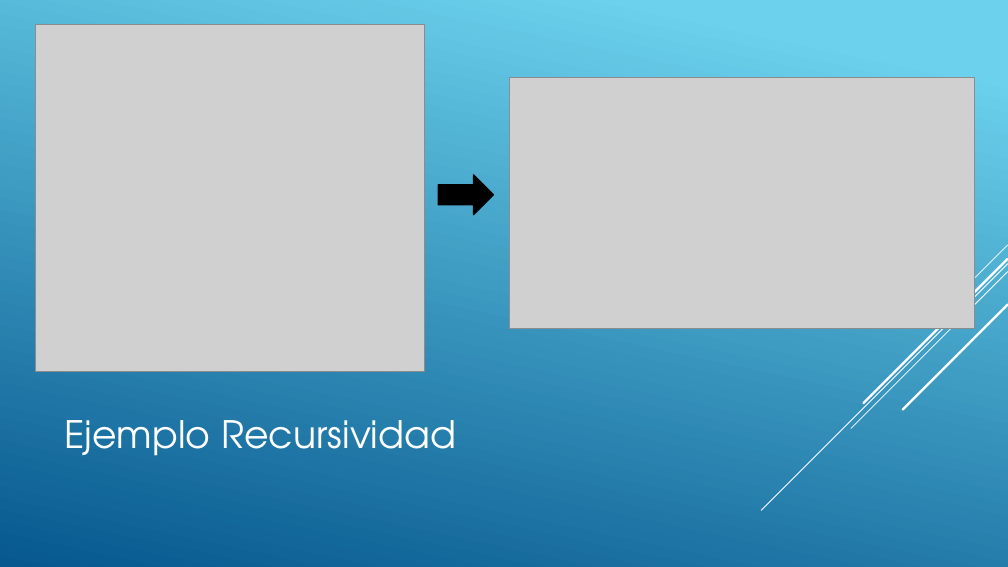
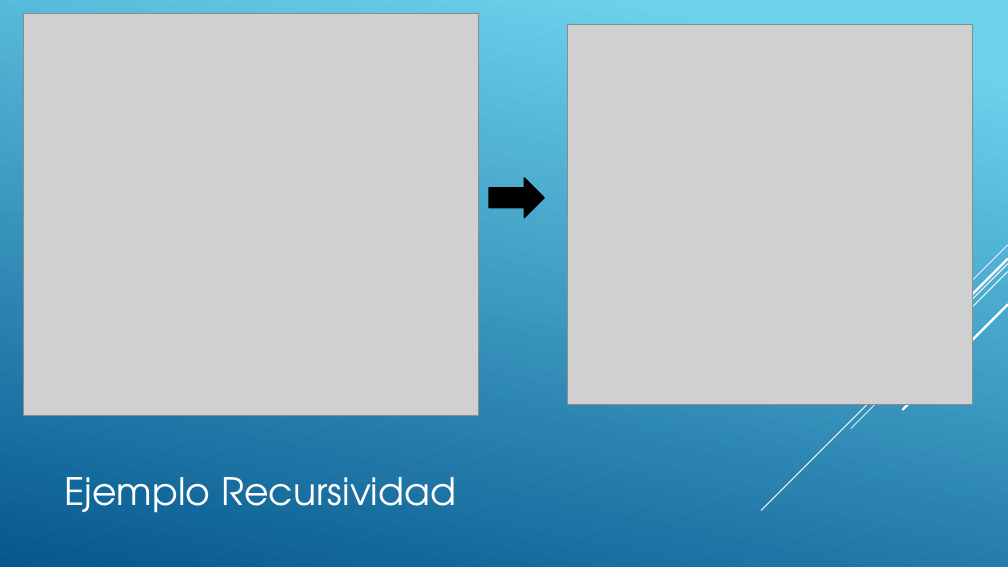
Before and after one commit to Wisso124214/Recursion, a slide deck: slide 6 of Recursión_Luis Bustos.pptx. Drawn at 1008x567 pixels with LibreOffice and Linux fonts; fonts in the diff are those of the drawing; grey boxes stand for pictures. Boxes give left, top, right and bottom in pixels: in the first picture for what was removed or moved away, otherwise in the second. Text is boxed around its words. In the diff, an @@ line names an element or a change of style, - is before the commit and + after.

```diff
--- a/Recursión_Luis Bustos.pptx
+++ b/Recursión_Luis Bustos.pptx
@@ picture: place and size @@
-picture at [36,24,424,371]
+picture at [23,14,479,415]
@@ picture: place and size @@
-picture at [509,77,974,328]
+picture at [568,25,973,405]
@@ right arrow: place and size @@
-right arrow at [439,175,494,215]
+right arrow at [489,178,544,218]
@@ title "Ejemplo Recursividad": place and size @@
-title "Ejemplo Recursividad" at [64,420,456,456]
+title "Ejemplo Recursividad" at [64,477,456,513]
```
Also in this commit, not shown: 2 other slides changed, 1 slide added, 2 other files.
